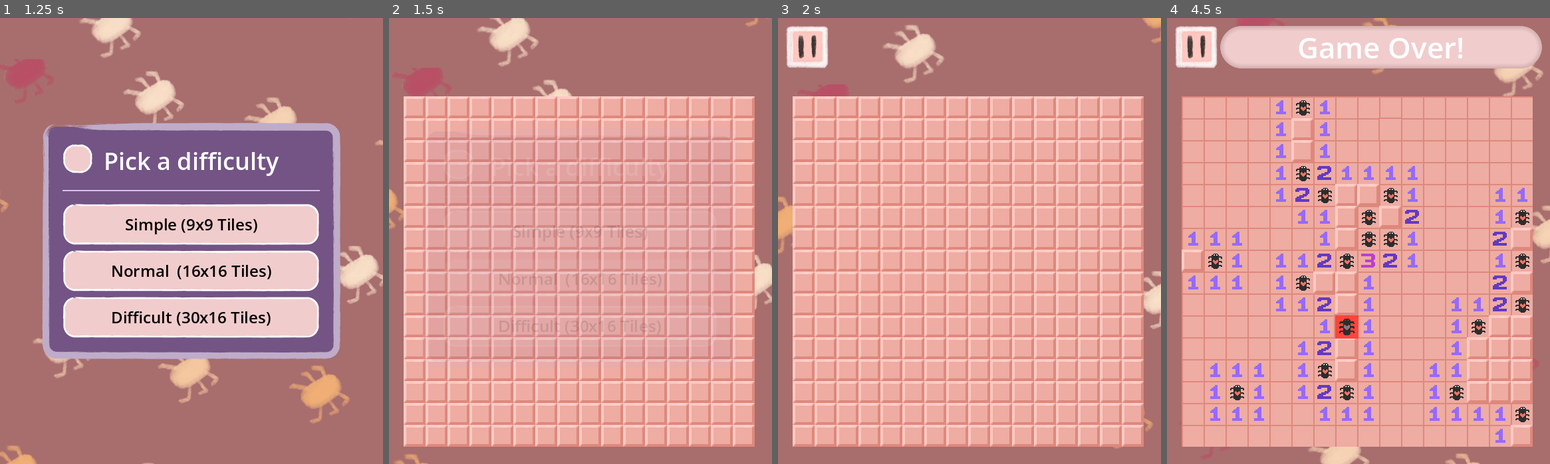
Above: before the commit, frames 1-4 (left to right).
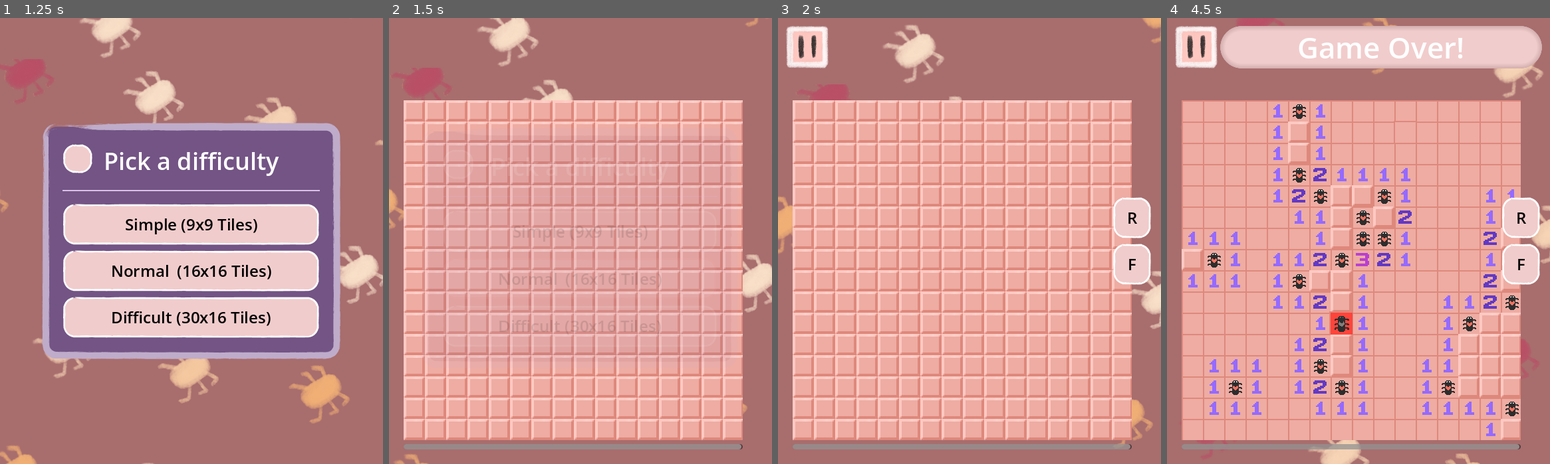
Above: after the commit, the same moments.

Repository: Somebud0180/CritterSweeper
Game: Godot game, scene res://scenes/menu.tscn
Two runs of this game, one before a commit and one after it. Both use one fixed random seed, a clock stepped at 60 frames per second and the inputs below.
Inputs (mouse positions are in pixels of both pictures, inside the frame that each line leads up to):
- Up to frame 1 (1.25 s): click (145, 241) at 0.5 s
- Up to frame 2 (1.5 s): click "Normal (16x16 Tiles)" at 1.25 s
- Up to frame 3 (2 s): no input
- Up to frame 4 (4.5 s): tap Enter at 2 s; move the mouse to (1442, 218) at 2.02 s; hold Right 2.03-2.78 s; tap Alt at 2.1, 3.6 s; click (1442, 218) at 2.17 s; move the mouse to (1281, 263) at 2.77 s; hold Down 2.78-3.53 s; tap Shift at 2.85, 4.35 s; click (1281, 263) at 2.92 s; move the mouse to (1396, 142) at 3.52 s; hold Right 3.53-4.28 s; click (1396, 142) at 3.67 s; move the mouse to (1339, 330) at 4.27 s; hold Up from 4.28 s (still down); click (1339, 330) at 4.42 s

Frame 1 is identical in both runs. In frame 2, 37% of the frame differs, in the area x 3-96%, y 17-97%; in frame 3, 41%, in the area x 3-98%, y 17-97%; in frame 4, 29%.

Commit message:
Initial 2nd flag mode option implemented

Diff:
--- a/scenes/game.tscn
+++ b/scenes/game.tscn
@@ -21,7 +21,6 @@
 scroll_container = NodePath("ScrollContainer")
 
 [node name="ScrollContainer" type="ScrollContainer" parent="."]
-clip_contents = false
 layout_mode = 2
 horizontal_scroll_mode = 4
 vertical_scroll_mode = 4
--- a/scenes/menu.tscn
+++ b/scenes/menu.tscn
@@ -43,6 +43,24 @@
 "values": [Vector2(1, 1)]
 }
 
+[sub_resource type="Animation" id="Animation_ywnoi"]
+resource_name = "press_down"
+length = 0.1
+step = 0.05
+capture_included = true
+tracks/0/type = "value"
+tracks/0/imported = false
+tracks/0/enabled = true
+tracks/0/path = NodePath(".:scale")
+tracks/0/interp = 1
+tracks/0/loop_wrap = true
+tracks/0/keys = {
+"times": PackedFloat32Array(0.099999994),
+"transitions": PackedFloat32Array(0.5),
+"update": 2,
+"values": [Vector2(1.05, 1.05)]
+}
+
 [sub_resource type="Animation" id="Animation_q7utx"]
 resource_name = "press_up"
 length = 0.1
@@ -74,25 +92,7 @@
 "times": PackedFloat32Array(0.1),
 "transitions": PackedFloat32Array(0.5),
 "update": 2,
-"values": [Vector2(0.9, 0.9)]
-}
-
-[sub_resource type="Animation" id="Animation_ywnoi"]
-resource_name = "press_down"
-length = 0.1
-step = 0.05
-capture_included = true
-tracks/0/type = "value"
-tracks/0/imported = false
-tracks/0/enabled = true
-tracks/0/path = NodePath(".:scale")
-tracks/0/interp = 1
-tracks/0/loop_wrap = true
-tracks/0/keys = {
-"times": PackedFloat32Array(0.099999994),
-"transitions": PackedFloat32Array(0.5),
-"update": 2,
-"values": [Vector2(1.1, 1.1)]
+"values": [Vector2(0.98, 0.98)]
 }
 
 [sub_resource type="AnimationLibrary" id="AnimationLibrary_6p3j2"]
@@ -320,6 +320,42 @@
 "transitions": PackedFloat32Array(1),
 "update": 1,
 "values": [true]
+}
+tracks/13/type = "value"
+tracks/13/imported = false
+tracks/13/enabled = true
+tracks/13/path = NodePath("GameLayer/TileModeOverlay:offset_left")
+tracks/13/interp = 1
+tracks/13/loop_wrap = true
+tracks/13/keys = {
+"times": PackedFloat32Array(0),
+"transitions": PackedFloat32Array(1),
+"update": 0,
+"values": [0.0]
+}
+tracks/14/type = "value"
+tracks/14/imported = false
+tracks/14/enabled = true
+tracks/14/path = NodePath("GameLayer/TileModeOverlay:offset_right")
+tracks/14/interp = 1
+tracks/14/loop_wrap = true
+tracks/14/keys = {
+"times": PackedFloat32Array(0),
+"transitions": PackedFloat32Array(1),
+"update": 0,
+"values": [0.0]
+}
+tracks/15/type = "value"
+tracks/15/imported = false
+tracks/15/enabled = true
+tracks/15/path = NodePath("GameLayer/GameOverlay:modulate")
+tracks/15/interp = 1
+tracks/15/loop_wrap = true
+tracks/15/keys = {
+"times": PackedFloat32Array(0),
+"transitions": PackedFloat32Array(1),
+"update": 0,
+"values": [Color(1, 1, 1, 1)]
 }
 
 [sub_resource type="Animation" id="Animation_70i5f"]
@@ -394,14 +430,14 @@
 tracks/1/type = "value"
 tracks/1/imported = false
 tracks/1/enabled = true
-tracks/1/path = NodePath("GameLayer/GameOverlay:position")
+tracks/1/path = NodePath("GameLayer/GameOverlay:modulate")
 tracks/1/interp = 1
 tracks/1/loop_wrap = true
 tracks/1/keys = {
 "times": PackedFloat32Array(0.1, 0.4),
-"transitions": PackedFloat32Array(0.5, 0.5),
-"update": 0,
-"values": [Vector2(0, 0), Vector2(0, -96)]
+"transitions": PackedFloat32Array(2, 1),
+"update": 0,
+"values": [Color(1, 1, 1, 1), Color(1, 1, 1, 0)]
 }
 tracks/2/type = "value"
 tracks/2/imported = false
@@ -414,6 +450,78 @@
 "transitions": PackedFloat32Array(-2, -2),
 "update": 0,
 "values": [Vector2(1, 1), Vector2(1.02, 1.02)]
+}
+tracks/3/type = "value"
+tracks/3/imported = false
+tracks/3/enabled = true
+tracks/3/path = NodePath("GameLayer/GameOverlay:position")
+tracks/3/interp = 1
+tracks/3/loop_wrap = true
+tracks/3/keys = {
+"times": PackedFloat32Array(0.1, 0.4),
+"transitions": PackedFloat32Array(0.5, 0.5),
+"update": 0,
+"values": [Vector2(0, 0), Vector2(0, -96)]
+}
+tracks/4/type = "value"
+tracks/4/imported = false
+tracks/4/enabled = true
+tracks/4/path = NodePath("GameLayer/TileModeOverlay:visible")
+tracks/4/interp = 1
+tracks/4/loop_wrap = true
+tracks/4/keys = {
+"times": PackedFloat32Array(0.1),
+"transitions": PackedFloat32Array(1),
+"update": 1,
+"values": [true]
+}
+tracks/5/type = "value"
+tracks/5/imported = false
+tracks/5/enabled = true
+tracks/5/path = NodePath("GameLayer/TileModeOverlay:modulate")
+tracks/5/interp = 1
+tracks/5/loop_wrap = true
+tracks/5/keys = {
+"times": PackedFloat32Array(0.099999994, 0.4),
+"transitions": PackedFloat32Array(2, 1),
+"update": 0,
+"values": [Color(1, 1, 1, 1), Color(1, 1, 1, 0)]
+}
+tracks/6/type = "value"
+tracks/6/imported = false
+tracks/6/enabled = true
+tracks/6/path = NodePath("GameLayer/TileModeOverlay:scale")
+tracks/6/interp = 1
+tracks/6/loop_wrap = true
+tracks/6/keys = {
+"times": PackedFloat32Array(0, 0.15),
+"transitions": PackedFloat32Array(-2, -2),
+"update": 0,
+"values": [Vector2(1, 1), Vector2(1.02, 1.02)]
+}
+tracks/7/type = "value"
+tracks/7/imported = false
+tracks/7/enabled = true
+tracks/7/path = NodePath("GameLayer/TileModeOverlay:offset_left")
+tracks/7/interp = 1
+tracks/7/loop_wrap = true
+tracks/7/keys = {
+"times": PackedFloat32Array(0.1, 0.4),
+"transitions": PackedFloat32Array(0.5, 0.5),
+"update": 0,
+"values": [0.0, 96.0]
+}
+tracks/8/type = "value"
+tracks/8/imported = false
+tracks/8/enabled = true
+tracks/8/path = NodePath("GameLayer/TileModeOverlay:offset_right")
+tracks/8/interp = 1
+tracks/8/loop_wrap = true
+tracks/8/keys = {
+"times": PackedFloat32Array(0.1, 0.4),
+"transitions": PackedFloat32Array(0.5, 0.5),
+"update": 0,
+"values": [0.0, 96.0]
 }
 
 [sub_resource type="Animation" id="Animation_13sgg"]
@@ -562,34 +670,94 @@
 tracks/0/interp = 1
 tracks/0/loop_wrap = true
 tracks/0/keys = {
-"times": PackedFloat32Array(0, 0.4),
-"transitions": PackedFloat32Array(1, 1),
+"times": PackedFloat32Array(0),
+"transitions": PackedFloat32Array(1),
 "update": 1,
-"values": [true, true]
+"values": [true]
 }
 tracks/1/type = "value"
 tracks/1/imported = false
 tracks/1/enabled = true
-tracks/1/path = NodePath("GameLayer/GameOverlay:position")
+tracks/1/path = NodePath("GameLayer/GameOverlay:scale")
 tracks/1/interp = 1
 tracks/1/loop_wrap = true
 tracks/1/keys = {
-"times": PackedFloat32Array(0, 0.4),
-"transitions": PackedFloat32Array(0.5, 0.5),
-"update": 0,
-"values": [Vector2(0, -96), Vector2(0, 0)]
+"times": PackedFloat32Array(0.25, 0.4),
+"transitions": PackedFloat32Array(2, 2),
+"update": 0,
+"values": [Vector2(1.02, 1.02), Vector2(1, 1)]
 }
 tracks/2/type = "value"
 tracks/2/imported = false
 tracks/2/enabled = true
-tracks/2/path = NodePath("GameLayer/GameOverlay:scale")
+tracks/2/path = NodePath("GameLayer/GameOverlay:position")
 tracks/2/interp = 1
 tracks/2/loop_wrap = true
 tracks/2/keys = {
+"times": PackedFloat32Array(0, 0.4),
+"transitions": PackedFloat32Array(0.5, 0.5),
+"update": 0,
+"values": [Vector2(0, -96), Vector2(0, 0)]
+}
+tracks/3/type = "value"
+tracks/3/imported = false
+tracks/3/enabled = true
+tracks/3/path = NodePath("GameLayer/TileModeOverlay:visible")
+tracks/3/interp = 1
+tracks/3/loop_wrap = true
+tracks/3/keys = {
+"times": PackedFloat32Array(0),
+"transitions": PackedFloat32Array(1),
+"update": 1,
+"values": [true]
+}
+tracks/4/type = "value"
+tracks/4/imported = false
+tracks/4/enabled = true
+tracks/4/path = NodePath("GameLayer/TileModeOverlay:modulate")
+tracks/4/interp = 1
+tracks/4/loop_wrap = true
+tracks/4/keys = {
+"times": PackedFloat32Array(0, 0.4),
+"transitions": PackedFloat32Array(1, 2),
+"update": 0,
+"values": [Color(1, 1, 1, 0), Color(1, 1, 1, 1)]
+}
+tracks/5/type = "value"
+tracks/5/imported = false
+tracks/5/enabled = true
+tracks/5/path = NodePath("GameLayer/TileModeOverlay:scale")
+tracks/5/interp = 1
+tracks/5/loop_wrap = true
+tracks/5/keys = {
 "times": PackedFloat32Array(0.25, 0.4),
-"transitions": PackedFloat32Array(2, 2),
+"transitions": PackedFloat32Array(-2, -2),
 "update": 0,
 "values": [Vector2(1.02, 1.02), Vector2(1, 1)]
+}
+tracks/6/type = "value"
+tracks/6/imported = false
+tracks/6/enabled = true
+tracks/6/path = NodePath("GameLayer/TileModeOverlay:offset_left")
+tracks/6/interp = 1
+tracks/6/loop_wrap = true
+tracks/6/keys = {
+"times": PackedFloat32Array(0, 0.4),
+"transitions": PackedFloat32Array(0.5, 0.5),
+"update": 0,
+"values": [96.0, 0.0]
+}
+tracks/7/type = "value"
+tracks/7/imported = false
+tracks/7/enabled = true
+tracks/7/path = NodePath("GameLayer/TileModeOverlay:offset_right")
+tracks/7/interp = 1
+tracks/7/loop_wrap = true
+tracks/7/keys = {
+"times": PackedFloat32Array(0, 0.4),
+"transitions": PackedFloat32Array(0.5, 0.5),
+"update": 0,
+"values": [96.0, 0.0]
 }
 
 [sub_resource type="Animation" id="Animation_ufwb2"]
@@ -738,11 +906,13 @@
 pivot_offset = Vector2(288, 336)
 size_flags_horizontal = 3
 size_flags_vertical = 3
+theme_override_constants/margin_right = 44
 label = NodePath("../GameOverlay/HBoxContainer/Notif Panel/Label")
 toast = NodePath("../GameOverlay/HBoxContainer/Notif Panel")
 
 [node name="GameOverlay" type="MarginContainer" parent="GameLayer"]
 visible = false
+z_index = 2
 anchors_preset = 10
 anchor_right = 1.0
 offset_top = -96.0
@@ -798,11 +968,32 @@
 horizontal_alignment = 1
 vertical_alignment = 1
 
+[node name="TileModeOverlay" type="VBoxContainer" parent="GameLayer"]
+modulate = Color(1, 1, 1, 0)
+z_index = 2
+anchors_preset = -1
+anchor_left = 0.875
+anchor_top = 0.5
+anchor_right = 0.975
+anchor_bottom = 0.5
+grow_horizontal = 2
+grow_vertical = 2
+scale = Vector2(1.02, 1.02)
+theme = ExtResource("1_yqeox")
+
+[node name="RevealMode" type="Button" parent="GameLayer/TileModeOverlay"]
+layout_mode = 2
+text = "R"
+
+[node name="FlagMode" type="Button" parent="GameLayer/TileModeOverlay"]
+layout_mode = 2
+text = "F"
+
 [node name="MenuLayer" type="CanvasLayer" parent="."]
 layer = 2
 
 [node name="MainMenuContainer" type="PanelContainer" parent="MenuLayer"]
-anchors_preset = -1
+anchors_preset = 15
 anchor_right = 1.0
 anchor_bottom = 1.0
 offset_right = -144.0
@@ -1110,6 +1301,8 @@
 }
 
 [connection signal="pressed" from="GameLayer/GameOverlay/HBoxContainer/PauseButton" to="GameLayer/GameOverlay/HBoxContainer/PauseButton" method="_on_pressed"]
+[connection signal="pressed" from="GameLayer/TileModeOverlay/RevealMode" to="GameLayer/Game" method="_on_reveal_mode_pressed"]
+[connection signal="pressed" from="GameLayer/TileModeOverlay/FlagMode" to="GameLayer/Game" method="_on_flag_mode_pressed"]
 [connection signal="pressed" from="MenuLayer/MainMenuContainer/MainMenu/VBoxContainer/Button Container/ResumeButton" to="." method="_on_resume_button_pressed"]
 [connection signal="pressed" from="MenuLayer/MainMenuContainer/MainMenu/VBoxContainer/Button Container/StartButton" to="." method="_on_start_button_pressed"]
 [connection signal="pressed" from="MenuLayer/MainMenuContainer/MainMenu/VBoxContainer/Button Container/SettingsButton" to="." method="_on_settings_button_pressed"]
--- a/scenes/tile.tscn
+++ b/scenes/tile.tscn
@@ -20,6 +20,24 @@
 "transitions": PackedFloat32Array(1),
 "update": 0,
 "values": [Vector2(1, 1)]
+}
+
+[sub_resource type="Animation" id="Animation_ywnoi"]
+resource_name = "press_down"
+length = 0.1
+step = 0.05
+capture_included = true
+tracks/0/type = "value"
+tracks/0/imported = false
+tracks/0/enabled = true
+tracks/0/path = NodePath(".:scale")
+tracks/0/interp = 1
+tracks/0/loop_wrap = true
+tracks/0/keys = {
+"times": PackedFloat32Array(0.099999994),
+"transitions": PackedFloat32Array(0.5),
+"update": 2,
+"values": [Vector2(1.1, 1.1)]
 }
 
 [sub_resource type="Animation" id="Animation_q7utx"]
@@ -54,24 +72,6 @@
 "transitions": PackedFloat32Array(0.5),
 "update": 2,
 "values": [Vector2(0.9, 0.9)]
-}
-
-[sub_resource type="Animation" id="Animation_ywnoi"]
-resource_name = "press_down"
-length = 0.1
-step = 0.05
-capture_included = true
-tracks/0/type = "value"
-tracks/0/imported = false
-tracks/0/enabled = true
-tracks/0/path = NodePath(".:scale")
-tracks/0/interp = 1
-tracks/0/loop_wrap = true
-tracks/0/keys = {
-"times": PackedFloat32Array(0.099999994),
-"transitions": PackedFloat32Array(0.5),
-"update": 2,
-"values": [Vector2(1.1, 1.1)]
 }
 
 [sub_resource type="AnimationLibrary" id="AnimationLibrary_6p3j2"]
--- a/scripts/game.gd
+++ b/scripts/game.gd
@@ -14,8 +14,17 @@
 @export var scroll_container: ScrollContainer
 var tiles = [] # 2D array to store tile instances
 var first_click_done = false
+var flag_mode:
+	get:
+		return flag_mode
+	set(value):
+		flag_mode = value
+		for row in tiles:
+			for tile in row:
+				tile.flag_mode = flag_mode
 
 func _ready() -> void:
+	flag_mode = false
 	get_tree().root.connect("size_changed", _on_viewport_size_changed)
 
 func start() -> void:
@@ -187,3 +196,9 @@
 
 func _on_viewport_size_changed() -> void:
 	update_tile_sizes()
+
+func _on_reveal_mode_pressed() -> void:
+	flag_mode = false
+
+func _on_flag_mode_pressed() -> void:
+	flag_mode = true
--- a/scripts/globals.gd
+++ b/scripts/globals.gd
@@ -24,7 +24,7 @@
 var sfx_vol: float = 1.0
 
 # Touch Controls
-var flag_mode: int = 0 # 0 = Hold to flag; 1 = Flag Mode
+var flag_mode: int = 1 # 0 = Hold to flag; 1 = Flag Mode
 
 func _ready() -> void:
 	tile_size = -1
--- a/scripts/tile.gd
+++ b/scripts/tile.gd
@@ -8,6 +8,7 @@
 var tile_size: Vector2 = Vector2(32, 32)
 var touch_held: bool = false
 var long_press_triggered: bool = false
+var flag_mode: bool = false
 
 func _ready() -> void:
 	texture_normal = texture_normal.duplicate()
@@ -45,20 +46,28 @@
 
 func _on_gui_input(event: InputEvent) -> void:
 	if event is InputEventScreenTouch and !disabled:
-		if event.pressed:
-			# Touch started - begin long press timer
-			touch_held = true
-			long_press_triggered = false
-			$Timer.start()
-		else:
-			# Touch released
-			$Timer.stop()
-			if touch_held and !long_press_triggered:
-				# Short tap - reveal tile
-				if !is_flagged:
+		match Globals.flag_mode:
+			0:
+				if event.pressed:
+					# Touch started - begin long press timer
+					touch_held = true
+					long_press_triggered = false
+					$Timer.start()
+				else:
+					# Touch released
+					$Timer.stop()
+					if touch_held and !long_press_triggered:
+						# Short tap - reveal tile
+						if !is_flagged:
+							emit_signal("tile_pressed")
+					touch_held = false
+					long_press_triggered = false
+			1:
+				if flag_mode and !is_revealed:
+					toggle_flagging()
+				elif not flag_mode and !is_flagged :
 					emit_signal("tile_pressed")
-			touch_held = false
-			long_press_triggered = false
+
 		accept_event()
 		return
 
@@ -68,7 +77,9 @@
 			return
 		match event.button_index:
 			MOUSE_BUTTON_LEFT:
-				if !is_flagged:
+				if flag_mode and !is_revealed:
+					toggle_flagging()
+				elif not flag_mode and !is_flagged :
 					emit_signal("tile_pressed")
 			MOUSE_BUTTON_RIGHT:
 				if !is_revealed:
Not shown, changed: .DS_Store
